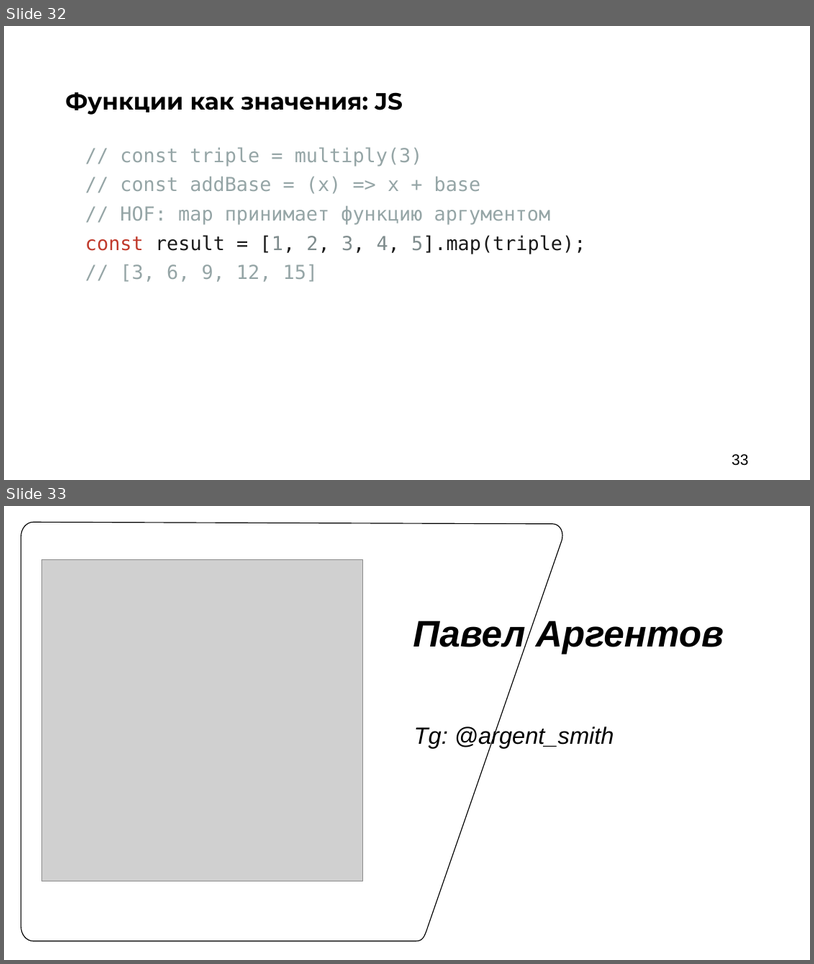
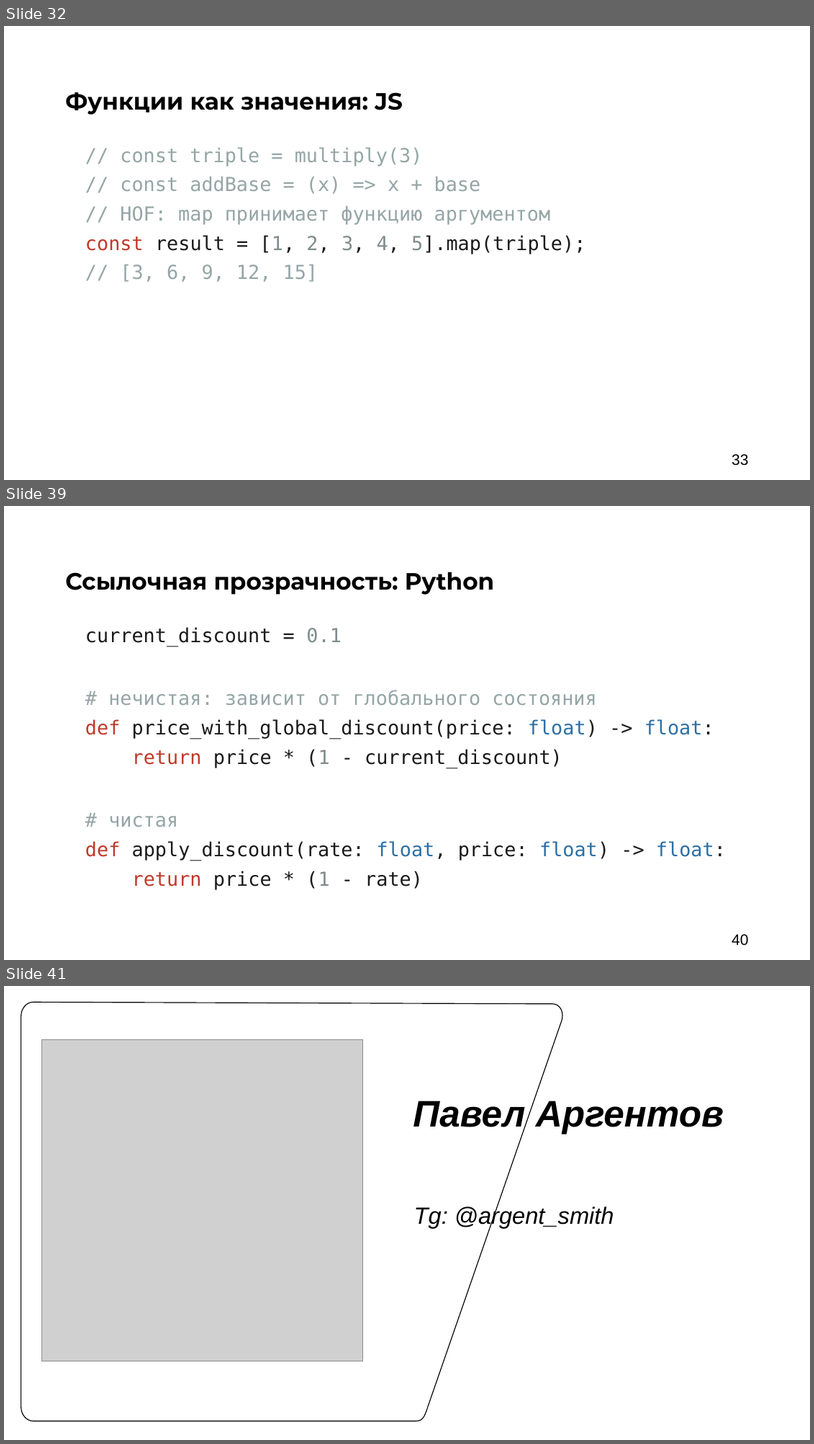
Before and after one commit to argent-smith/presentations, a slide deck: FP_Talk_2026/nastachku/final_presentation.pptx. Shown one above the other, each under a label of ours: slides 32 and 33 before the commit, slides 32, 39 and 41 after it; the slides between them are not shown. The pictures are 814x964 and 814x1444 pixels, drawn with LibreOffice and Linux fonts; fonts in the diff are those of the drawing; grey boxes stand for pictures; background and template pictures are left out. Boxes give left, top, right and bottom in pixels: in the first picture for what was removed or moved away, otherwise in the second. Text is boxed around its words. In the diff, an @@ line names an element or a change of style, - is before the commit and + after.

```diff
--- a/FP_Talk_2026/nastachku/final_presentation.pptx
+++ b/FP_Talk_2026/nastachku/final_presentation.pptx
@@ slide 39 added at bbox=[4, 506, 810, 960], background #FFFFFF @@
@@ text added at bbox=[65, 572, 494, 595], 28 pt, text #000000, bold @@
+Ссылочная прозрачность: Python
@@ text added at bbox=[85, 627, 726, 889], 23 pt, text #1A1A1A @@
+current_discount = 0.1
+# нечистая: зависит от глобального состояния
+def price_with_global_discount(price: float) -> float:
+return price * (1 - current_discount)
+# чистая
+def apply_discount(rate: float, price: float) -> float:
+return price * (1 - rate)
@@ page number added at bbox=[732, 934, 748, 945], 18 pt, text #000000 @@
+40
@@ what was slide 33 is now slide 41 @@
```
Also in this commit, not shown: 7 other slides added, 1 other file.
